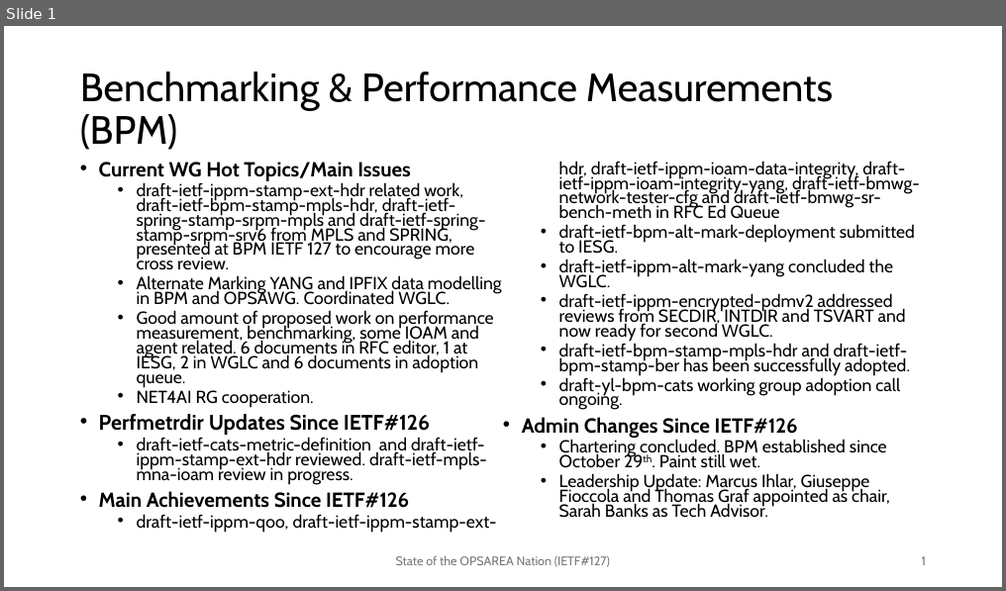
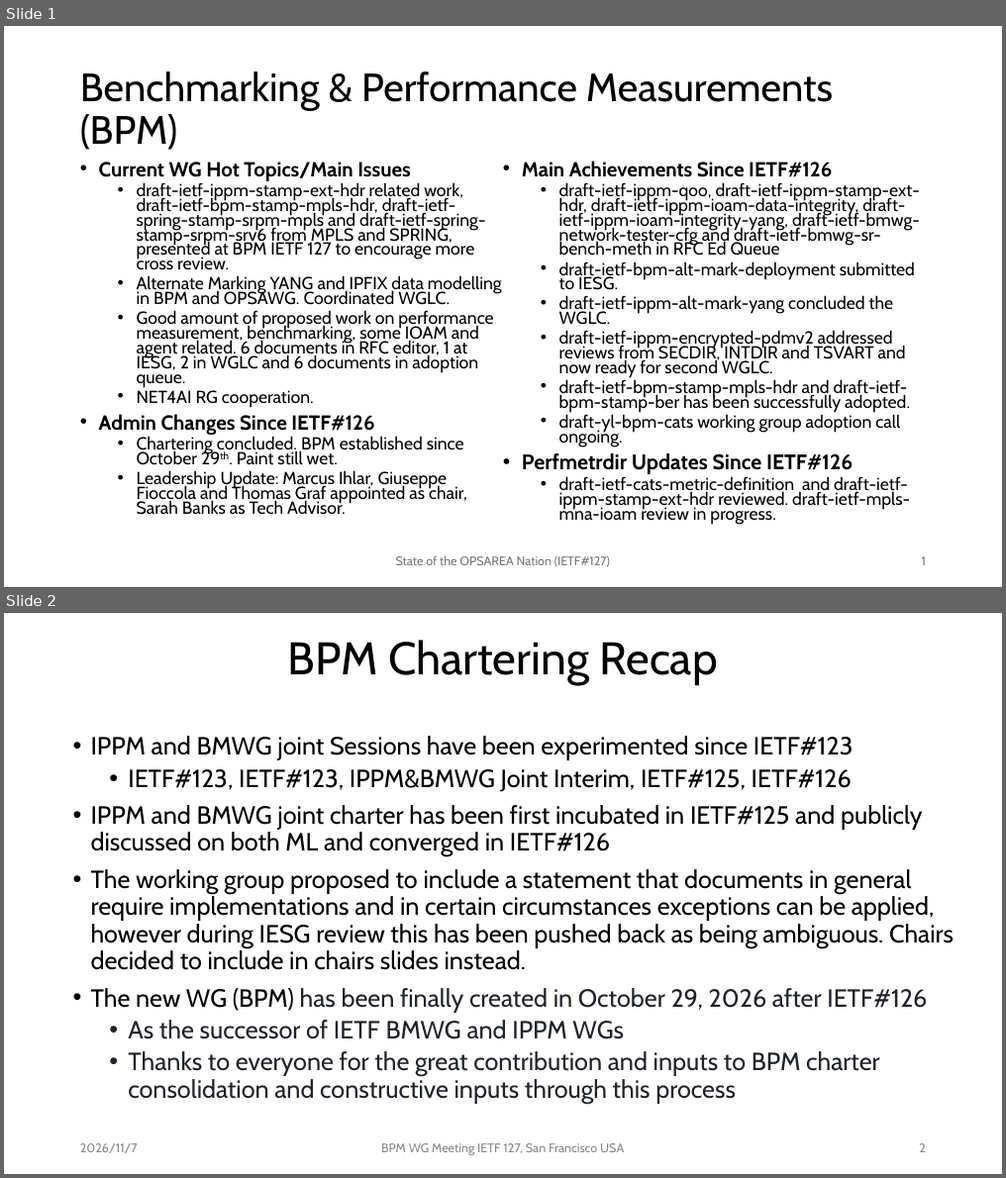
Before and after one commit to ietf-bpm-wg/meeting-materials, a slide deck: ietf127-SanFrancisco/slides/State of OPS Area-BPM-PERFMETRDIR.pptx. Shown one above the other, each under a label of ours: slide 1 before the commit, slides 1 and 2 after it. The pictures are 1006x591 and 1006x1178 pixels, drawn with LibreOffice and Linux fonts; fonts in the diff are those of the drawing. Boxes give left, top, right and bottom in pixels: in the first picture for what was removed or moved away, otherwise in the second. Text is boxed around its words. In the diff, an @@ line names an element or a change of style, - is before the commit and + after.

```diff
--- a/ietf127-SanFrancisco/slides/State of OPS Area-BPM-PERFMETRDIR.pptx
+++ b/ietf127-SanFrancisco/slides/State of OPS Area-BPM-PERFMETRDIR.pptx
@@ slide 2 added at <box>4,613,1002,1174</box>, background #FFFFFF @@
@@ title added at <box>288,640,718,685</box>, 44 pt, text #000000 @@
+BPM Chartering Recap
@@ text added at <box>91,736,953,1104</box>, 24 pt, text #000000 @@
+• IPPM and BMWG joint Sessions have been experimented since IETF#123
+  • IETF#123, IETF#123, IPPM&BMWG Joint Interim, IETF#125, IETF#126
+• IPPM and BMWG joint charter has been first incubated in IETF#125 and publicly discussed on both ML and converged in IETF#126
+• The working group proposed to include a statement that documents in general require implementations and in certain circumstances exceptions can be applied, however during IESG review this has been pushed back as being ambiguous. Chairs decided to include in chairs slides instead.
+• The new WG (BPM) has been finally created in October 29, 2026 after IETF#126
+  • As the successor of IETF BMWG and IPPM WGs
+  • Thanks to everyone for the great contribution and inputs to BPM charter consolidation and constructive inputs through this process
@@ text added at <box>80,1144,138,1154</box>, 12 pt, text #888888 @@
+2026/11/7
@@ text added at <box>381,1144,624,1156</box>, 12 pt, text #888888 @@
+BPM WG Meeting IETF 127, San Francisco USA
@@ page number added at <box>919,1144,926,1153</box>, 12 pt, text #888888 @@
+2
@@ slide 1 changed as well @@
@@ text at <box>99,414,467,515</box>: text changed @@
-  • Perfmetrdir Updates Since IETF#126
-  • draft-ietf-cats-metric-definition and draft-ietf-ippm-stamp-ext-hdr reviewed. draft-ietf-mpls-mna-ioam review in progress.
+• Admin Changes Since IETF#126
+  • Chartering concluded. BPM established since October 29th. Paint still wet.
+  • Leadership Update: Marcus Ihlar, Giuseppe Fioccola and Thomas Graf appointed as chair, Sarah Banks as Tech Advisor.
@@ text at <box>522,454,910,524</box>: text changed @@
-• Admin Changes Since IETF#126
-  • Chartering concluded. BPM established since October 29th. Paint still wet.
-  • Leadership Update: Marcus Ihlar, Giuseppe Fioccola and Thomas Graf appointed as chair, Sarah Banks as Tech Advisor.
+  • Perfmetrdir Updates Since IETF#126
+  • draft-ietf-cats-metric-definition and draft-ietf-ippm-stamp-ext-hdr reviewed. draft-ietf-mpls-mna-ioam review in progress.
```
Also in this commit, not shown: 5 other slides added, 1 other file.
